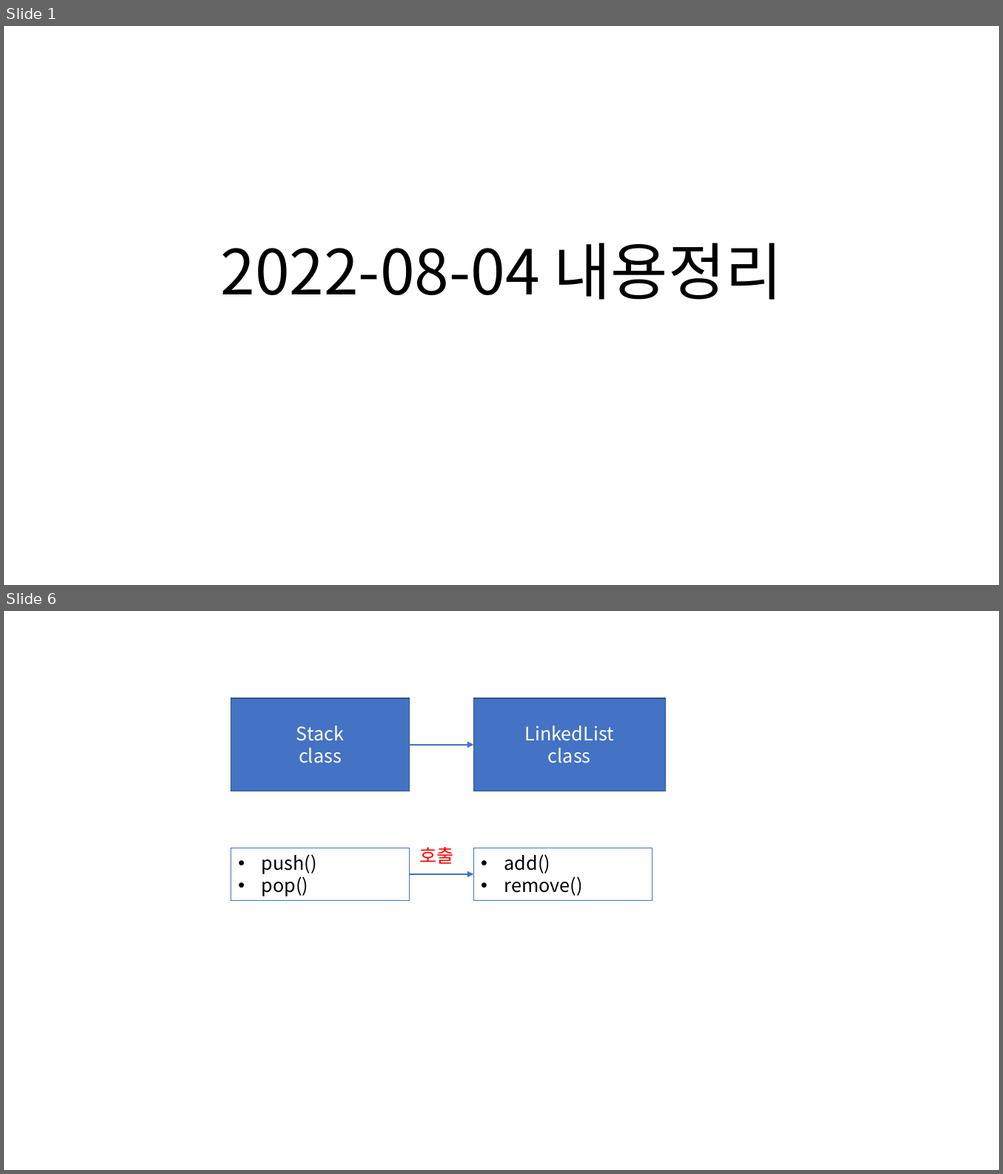
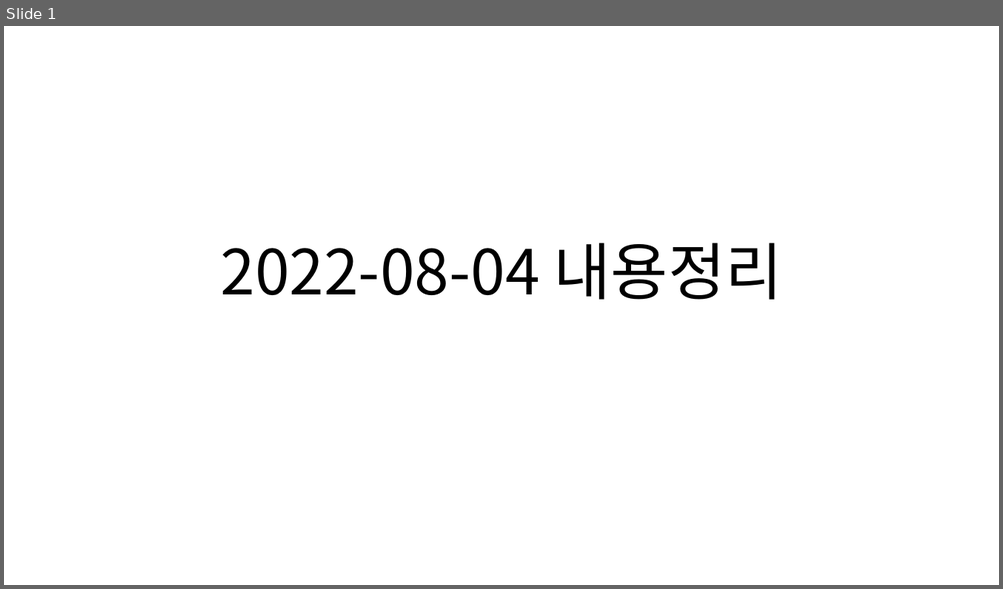
Before and after one commit to Dingadung/2022-study-workspace, a slide deck: study-note/자바/2022-08-04 내용정리 .pptx. Shown one above the other, each under a label of ours: slides 1 and 6 before the commit, slide 1 after it; the slides between them are not shown. The pictures are 1003x1174 and 1003x589 pixels, drawn with LibreOffice and Linux fonts; fonts in the diff are those of the drawing. Boxes give left, top, right and bottom in pixels: in the first picture for what was removed or moved away, otherwise in the second. Text is boxed around its words. In the diff, an @@ line names an element or a change of style, - is before the commit and + after.

```diff
--- a/study-note/자바/2022-08-04 내용정리 .pptx
+++ b/study-note/자바/2022-08-04 내용정리 .pptx
@@ slide 6 removed at [4,611,999,1170], background #FFFFFF @@
@@ rectangle removed at [231,698,409,791] @@
-Stack
-class
@@ rectangle removed at [473,698,665,791] @@
-LinkedList
-class
@@ arrow removed from (409, 744) to (473, 744) @@
@@ rectangle removed at [231,849,409,901] @@
-• push()
-• pop()
@@ text removed at [420,847,454,864] @@
-호출
@@ rectangle removed at [473,849,652,901] @@
-• add()
-• remove()
@@ arrow removed from (409, 874) to (473, 874) @@
```
Also in this commit, not shown: 1 slide changed, 4 other slides removed, 17 other files.
